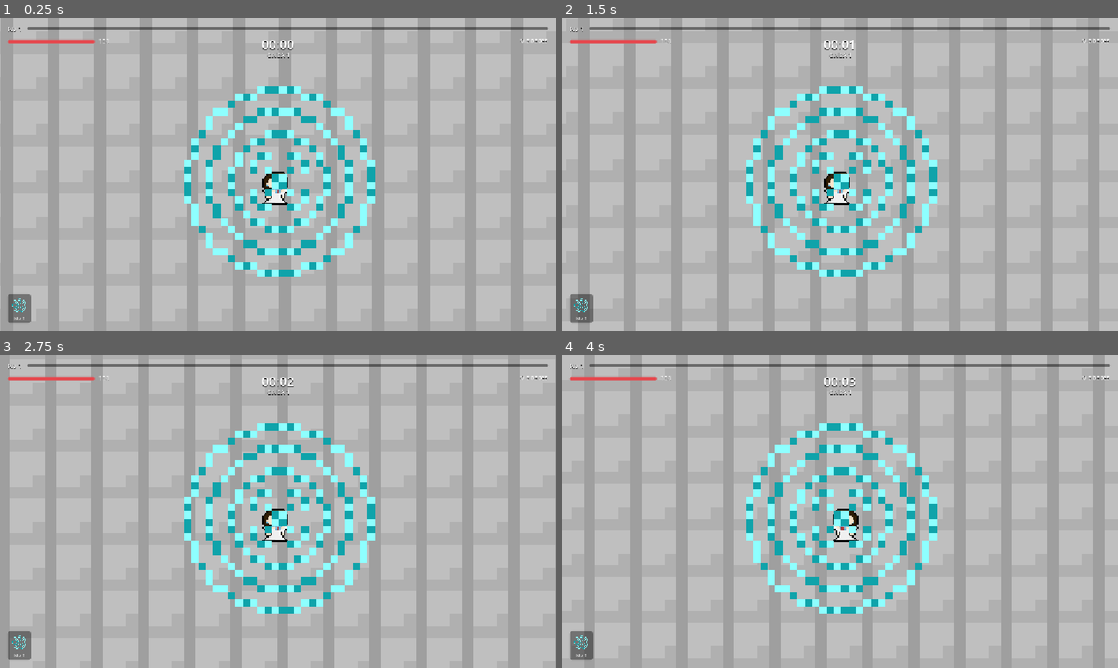
Above: before the commit, frames 1-4 (two rows, left to right).
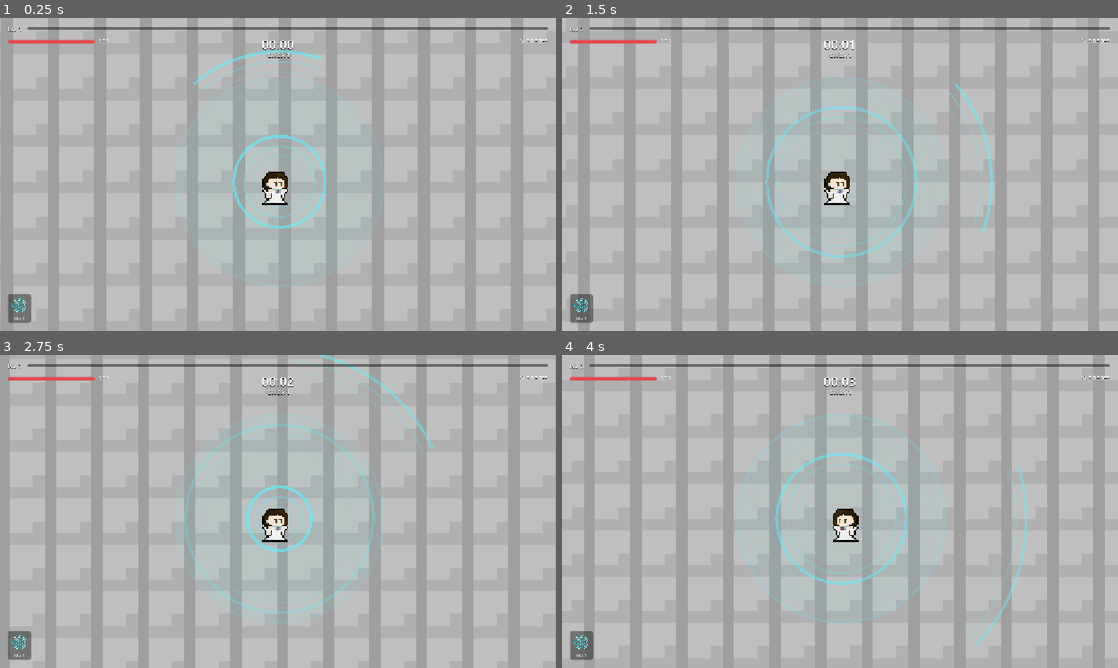
Above: after the commit, the same moments.

Repository: leolilaia/GuerraTecnologica
Game: Godot game, scene res://scenes/main/main_arena.tscn
Two runs of this game, one before a commit and one after it. Both use one fixed random seed, a clock stepped at 60 frames per second and the inputs below.
Inputs (mouse positions are in pixels of both pictures, inside the frame that each line leads up to):
- Up to frame 1 (0.25 s): no input
- Up to frame 2 (1.5 s): move the mouse to (962, 158) at 0.52 s; hold D (move_right) 0.53-1.28 s; click (962, 158) at 0.67 s; move the mouse to (728, 190) at 1.27 s; hold S (move_down) from 1.28 s (still down); click (728, 190) at 1.42 s
- Up to frame 3 (2.75 s): move the mouse to (333, 442) at 2.02 s; release S (move_down) at 2.03 s; hold D (move_right) from 2.03 s (still down); click (333, 442) at 2.17 s
- Up to frame 4 (4 s): move the mouse to (812, 574) at 2.77 s; release D (move_right) at 2.78 s; hold W (move_up) 2.78-3.53 s; click (812, 574) at 2.92 s; move the mouse to (1006, 558) at 3.52 s; hold A (move_left) from 3.53 s (still down); click (1006, 558) at 3.67 s

The runs differ from the first frame. In frame 1, 6.4% of the frame differs, in the area x 33-68%, y 10-83%; in frame 2, 6.8%; in frame 3, 6.6%; in frame 4, 7.1%, in the area x 31-84%, y 18-93%.

Commit message:
Adiciona sistema de armas com pulso e feixe para Hedy, incluindo novas propriedades e lógica de dano

Diff:
--- a/scenes/player/player.tscn
+++ b/scenes/player/player.tscn
@@ -14,11 +14,11 @@
 position = Vector2(-3, 3)
 shape = SubResource("CapsuleShape2D_tmq5d")
 
+[node name="Weapons" type="Node2D" parent="." unique_id=1650768908]
+
 [node name="Sprite2D" type="Sprite2D" parent="." unique_id=541790927]
 texture = ExtResource("2_fhbv5")
 
 [node name="Camera2D" type="Camera2D" parent="." unique_id=966813502]
 position = Vector2(-1, -5)
 zoom = Vector2(3, 3)
-
-[node name="Weapons" type="Node2D" parent="." unique_id=1650768908]
--- a/scenes/weapons/characters/hedy_weapon.tscn
+++ b/scenes/weapons/characters/hedy_weapon.tscn
@@ -3,24 +3,10 @@
 [ext_resource type="Script" uid="uid://c5mp7q210powq" path="res://scripts/weapons/characters/hedy_weapon.gd" id="1_hm2p8"]
 [ext_resource type="Texture2D" uid="uid://chdl5w47hiqib" path="res://assets/sprites/Weapons/Wifi.png" id="9_icon"]
 
-[sub_resource type="CircleShape2D" id="CircleShape2D_tmq5d"]
-radius = 72.00694
-
 [node name="HedyWeapon" type="Node2D" unique_id=1308651868]
 script = ExtResource("1_hm2p8")
 display_name = "Wi-Fi"
 icon = ExtResource("9_icon")
-damage = 3.0
+damage = 5.0
 cooldown = 0.5
 damage_per_level = 1.0
-
-[node name="Area" type="Area2D" parent="." unique_id=1508651869]
-collision_layer = 0
-collision_mask = 2
-
-[node name="Sprite2D" type="Sprite2D" parent="Area" unique_id=1531798523]
-scale = Vector2(5.0625, 5.0625)
-texture = ExtResource("9_icon")
-
-[node name="CollisionShape2D" type="CollisionShape2D" parent="Area" unique_id=219137500]
-shape = SubResource("CircleShape2D_tmq5d")
--- a/scripts/weapons/characters/hedy_weapon.gd
+++ b/scripts/weapons/characters/hedy_weapon.gd
@@ -1,14 +1,98 @@
 extends Weapon
 
-@export var area_per_level: float = 0.25
+## Dois sinais: um pulso de 360° em volta da Hedy e um leque mais longo
+## direcionado pelo mouse. Cada onda acerta um inimigo uma única vez, quando
+## passa por ele, e o dano enfraquece com a distância, como um sinal de Wi-Fi.
 
-@onready var _area: Area2D = $Area
+@export_group("Pulso base")
+@export var radius: float = 72.0
+@export var radius_per_level: float = 18.0
+@export var pulse_duration: float = 1.0
+
+@export_group("Pulso direcionado")
+@export var beam_range: float = 170.0
+@export var beam_range_per_level: float = 25.0
+@export_range(10.0, 180.0) var beam_angle_degrees: float = 60.0
+@export var beam_damage: float = 6.0
+@export var beam_damage_per_level: float = 2.0
+@export var beam_cooldown: float = 1.2
+@export var beam_duration: float = 0.8
+
+@export_group("Sinal")
+## Fração do dano que ainda chega no fim do alcance
+@export_range(0.0, 1.0) var edge_damage_ratio: float = 0.4
+@export var signal_color: Color = Color(0.35, 0.95, 1.0)
+@export var ring_width: float = 2.0
+## Arcos mais finos que seguem cada onda, imitando as barras do ícone de Wi-Fi
+@export var trailing_rings: int = 2
+@export var trailing_gap: float = 7.0
+
+# Cada onda guarda a própria forma, idade e quem já atingiu, para não acertar duas vezes
+var _waves: Array[Dictionary] = []
+var _beam_timer: float = 0.0
+
+func _process(delta: float) -> void:
+	super(delta)
+
+	_beam_timer -= delta
+	if _beam_timer <= 0.0:
+		_beam_timer = beam_cooldown
+		var aim := get_global_mouse_position() - global_position
+		_emit(aim.angle(), deg_to_rad(beam_angle_degrees) / 2.0, beam_range, beam_duration, beam_damage)
+
+	for wave in _waves:
+		wave.age += delta
+		_hit_enemies(wave)
+	_waves.assign(_waves.filter(func(wave: Dictionary) -> bool: return wave.age < wave.duration))
+	queue_redraw()
 
 func _attack() -> void:
-	for body in _area.get_overlapping_bodies():
-		if body.has_method("take_damage"):
-			body.take_damage(damage)
+	_emit(0.0, PI, radius, pulse_duration, damage)
 
-# Escala o nó Area inteiro para o sprite crescer junto com a colisão
 func _on_level_up() -> void:
-	_area.scale += Vector2.ONE * area_per_level
+	radius += radius_per_level
+	beam_range += beam_range_per_level
+	beam_damage += beam_damage_per_level
+
+# A direção fica fixa no disparo: mexer o mouse depois não entorta a onda
+func _emit(direction: float, half_angle: float, reach: float, duration: float, dmg: float) -> void:
+	_waves.append({
+		"direction": direction, "half_angle": half_angle, "reach": reach,
+		"duration": duration, "damage": dmg, "age": 0.0, "hit": {},
+	})
+
+# Quem está dentro da onda e ainda não foi atingido acabou de cruzar a frente dela
+func _hit_enemies(wave: Dictionary) -> void:
+	var front := _wave_radius(wave)
+	for enemy in get_tree().get_nodes_in_group("enemies"):
+		if wave.hit.has(enemy):
+			continue
+		var offset: Vector2 = enemy.global_position - global_position
+		var distance := offset.length()
+		if distance > front:
+			continue
+		if wave.half_angle < PI and absf(angle_difference(wave.direction, offset.angle())) > wave.half_angle:
+			continue
+		wave.hit[enemy] = true
+		enemy.take_damage(wave.damage * lerpf(1.0, edge_damage_ratio, distance / wave.reach))
+
+# Começa rápido e desacelera no fim, como um sinal perdendo força
+func _wave_radius(wave: Dictionary) -> float:
+	var t := clampf(wave.age / wave.duration, 0.0, 1.0)
+	return wave.reach * (1.0 - pow(1.0 - t, 2.0))
+
+func _draw() -> void:
+	draw_circle(Vector2.ZERO, radius, Color(signal_color, 0.05))
+	draw_arc(Vector2.ZERO, radius, 0.0, TAU, 64, Color(signal_color, 0.15), 1.0)
+
+	for wave in _waves:
+		var fade: float = 1.0 - wave.age / wave.duration
+		var front := _wave_radius(wave)
+		var from: float = wave.direction - wave.half_angle
+		var to: float = wave.direction + wave.half_angle
+		draw_arc(Vector2.ZERO, front, from, to, 64, Color(signal_color, 0.8 * fade), ring_width)
+		for i in range(1, trailing_rings + 1):
+			var r := front - trailing_gap * i
+			if r <= 0.0:
+				break
+			draw_arc(Vector2.ZERO, r, from, to, 64, Color(signal_color, 0.4 * fade / i), 1.0)
